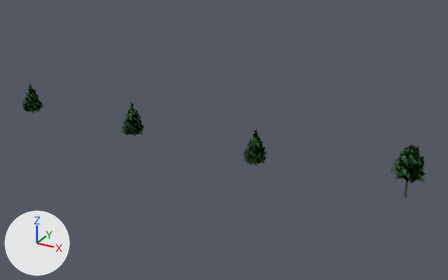
The glTF model godot-world-fracture/models/foliage/conifer.glb, before and after one commit.
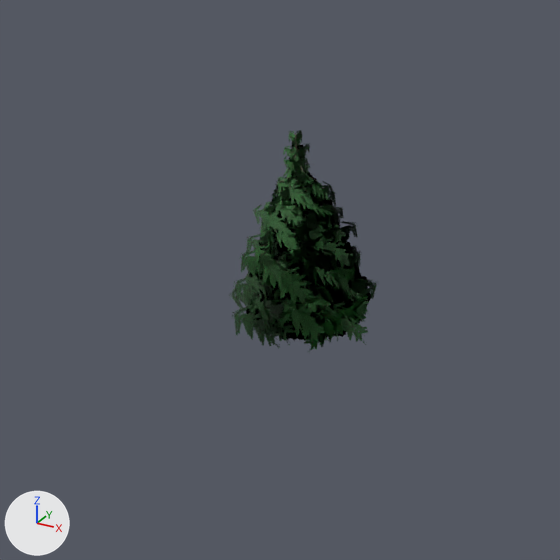
The first picture shows the older version from a camera (50 mm lens) standing at (217.6, -203.2, 108.3) and looking at (103.4, 4.5, 4.5). The close-ups show the older and then the newer version on the part from 19% to 39% of the width and 29% to 60% of the height of that picture. Only the edits that show in the close-ups are written down. Every picture has the same lights, and +X, +Y and +Z are marked at lower left. Where no turn or scale is listed for an object, it has been applied to the vertices. Vertices at exactly the same position are counted once.

Objects in the first close-up: 'conifer_needles_9' and 1 more.
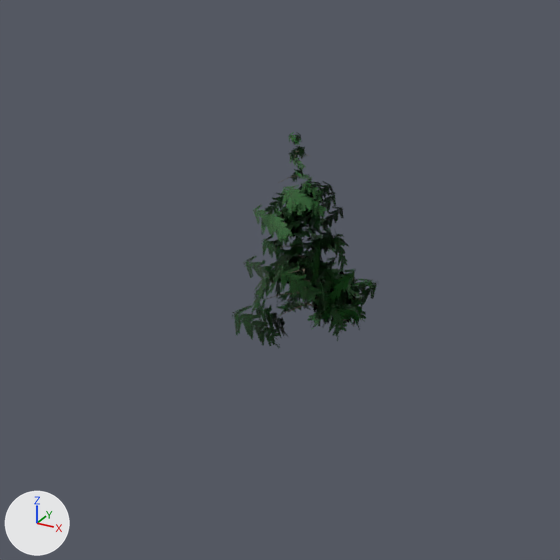
Where the change shows, as pixel boxes [x1, y1, x2, y2] in the close-ups (560 x 560 px):
'conifer_needles_9', reshaped
    before: [229, 130, 377, 353]
    after: [232, 132, 377, 349]
part 1 of me_conifer_needles_9, deleted (green)
    before: [229, 130, 370, 353]
part 2 of me_conifer_needles_9, cut back
    before: [291, 146, 306, 180]
    after: [290, 148, 306, 182]

Edits to the bpy script that builds the scene:
```text
Change me_conifer_needles_9:
    used by ob_conifer_needles_9; location = (30.0, 0.0, 0.0)
    remove me_conifer_needles_9.from_pydata(...)  # 1752 vertices, 876 faces; spans x 24.3..35.6, y -5.7..6.1, z -0.6..15.1
    add me_conifer_needles_9.from_pydata(...)  # 416 vertices, 208 faces; spans x 24.6..35.6, y -5.7..5.4, z -0.6..15.1
    me_conifer_needles_9 part 1: 332 loose pieces with 1328 vertices, spanning x 24.3..35.5, y -5.5..6.1, z -0.6..15.1, are deleted
    me_conifer_needles_9 part 2
    8 vertices are removed from x 29.4..30.9, y -0.8..2.3, z 8.7..14.1
    7 faces are deleted
    2 vertices move within x 30.4..30.9, y -0.4..0.1, z 10.8..14.1
    3 new faces join them
```
